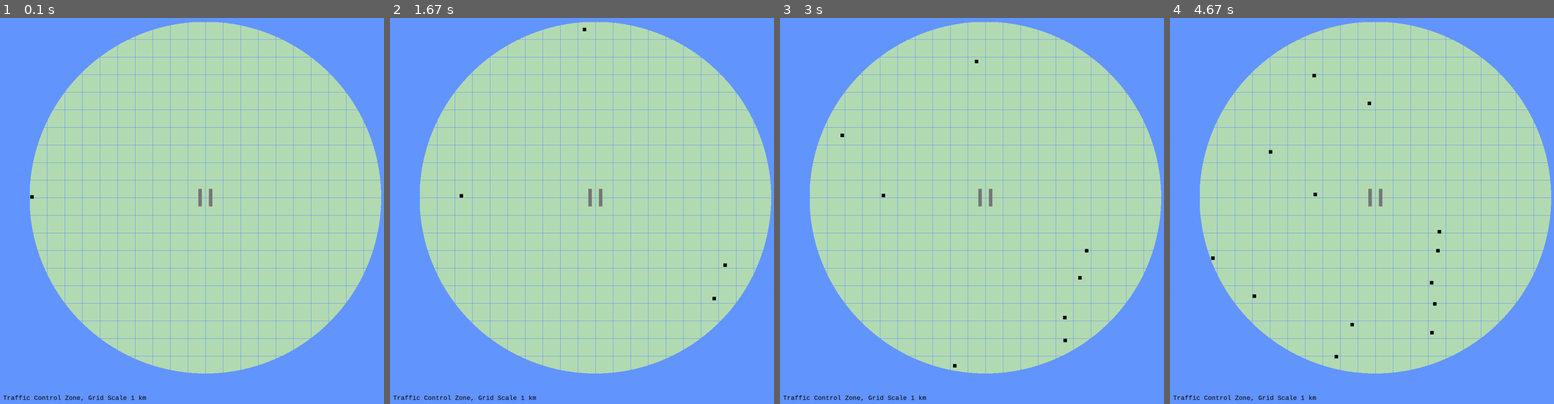
Above: before the commit, frames 1-4 (left to right).
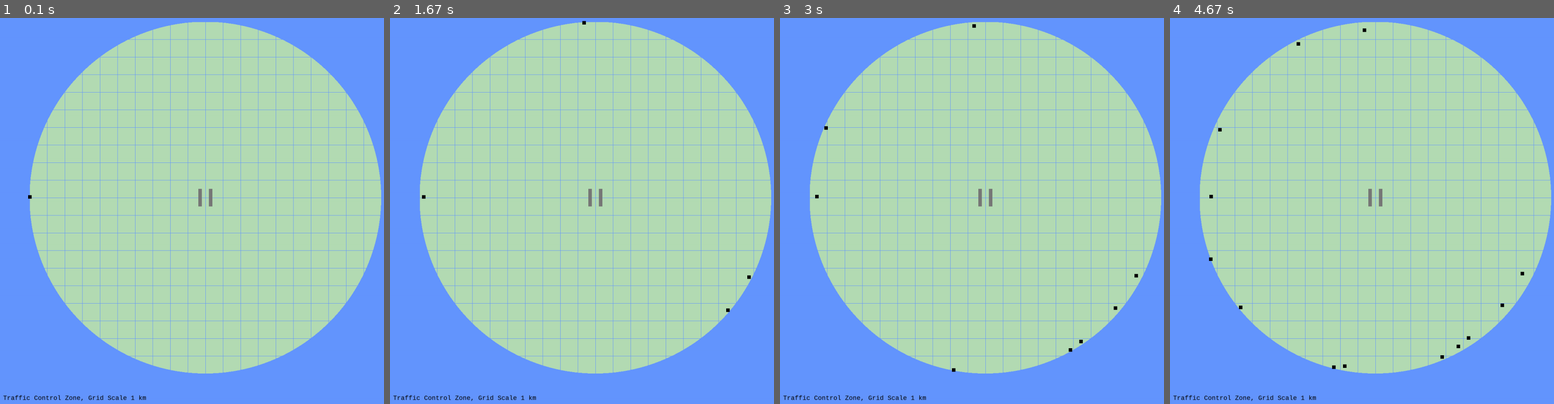
Above: after the commit, the same moments.

Repository: forrest-herman/air-traffic-control-system-simulation
Game: pygame game, started from main.py
The game is run twice, just before and just after one commit, with the same random seed, the same clock (stepped at 60 frames per second) and the same inputs.
Inputs:
- Up to frame 1 (0.1 s): no input
- Up to frame 2 (1.67 s): tap Space at 0.33, 0.73, 1.23, 1.57 s
- Up to frame 3 (3 s): tap Space at 2.07, 2.37, 2.63, 2.97 s
- Up to frame 4 (4.67 s): tap Space at 3.4, 3.8, 4.1, 4.47 s

The runs differ from the first frame. In frame 1, less than 0.1% of the frame differs, in the area x 7-9%, y 45-47%; in frame 2, less than 0.1%; in frame 3, 0.2%; in frame 4, 0.3%, in the area x 10-93%, y 2-92%.

Commit message:
update parameters

Diff:
--- a/main.py
+++ b/main.py
@@ -8,7 +8,7 @@
 
 ZONE_RADIUS = 10000  # metres
 CIRCLING_RADIUS = 1000  # metres
-PLANE_SPEED = 1400  # m/s
+PLANE_SPEED = 140  # m/s
 NUM_RUNWAYS = 2
 RUNWAY_DIMENSIONS = (100, 500)  # metres
 RUNWAY_SPACING = 500  # metres
